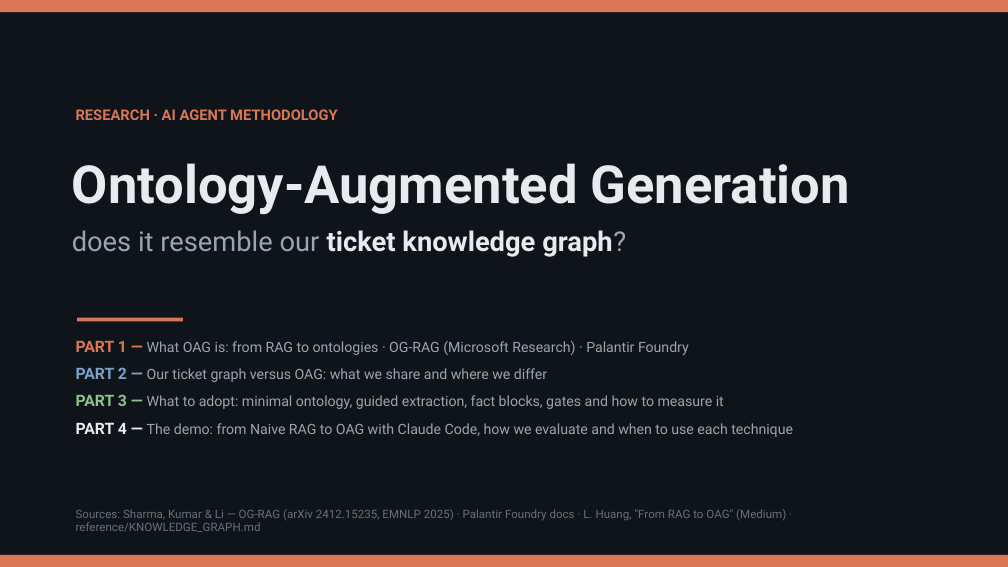
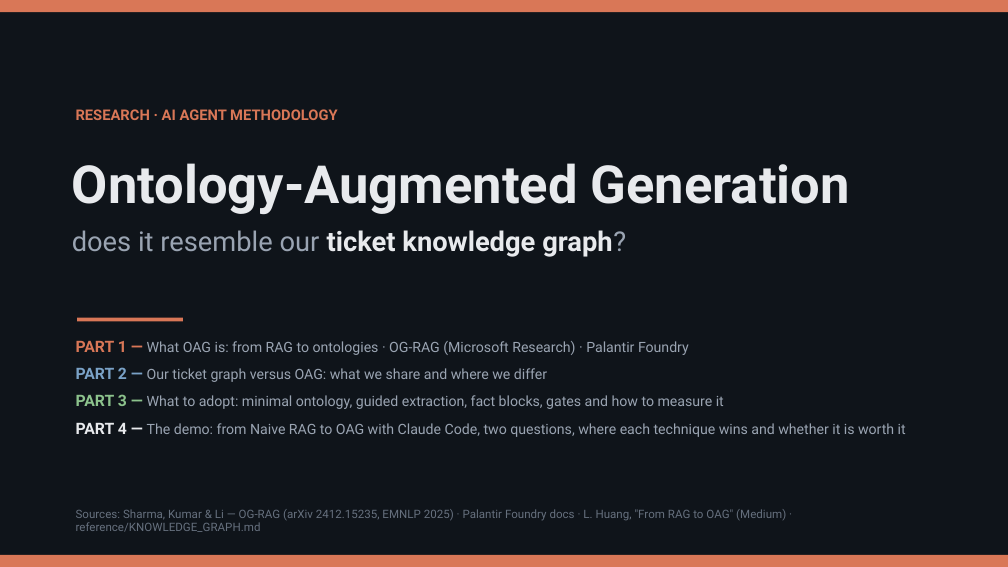
Before and after one commit to olonok69/oag_vs_kg_ml_engineer, a slide deck: slide 1 of presentacion/OAG_vs_KG_Presentation_EN.pptx. Drawn at 1008x567 pixels with LibreOffice and Linux fonts; fonts in the diff are those of the drawing. Boxes give left, top, right and bottom in pixels: in the first picture for what was removed or moved away, otherwise in the second. Text is boxed around its words. In the diff, an @@ line names an element or a change of style, - is before the commit and + after.

Commit message:
Demo: two scenarios, OAG schema v2 and where each technique wins
- Two questions: rules about a modelled component (OAG) and exploring an
  area the ontology does not model (GraphRAG). Scripts, skills and
  compare take --q <id>; runs and facts are stored per question.
- OAG schema v2: must_not_break_same_component constraint and a calls
  relation between components; --schema 1 reproduces v1.
- GraphRAG output groups results into named communities (themes).
- compare.py adds F1 and runs GraphRAG at 1 and 2 hops, OAG v1 and v2.
- Guides ES/EN, scenarios diagram and deck (31 slides): results per
  question, v1 to v2, where each technique wins and whether it is worth it.

```diff
--- a/presentacion/OAG_vs_KG_Presentation_EN.pptx
+++ b/presentacion/OAG_vs_KG_Presentation_EN.pptx
@@ text at box(76, 423, 906, 437): text changed @@
-PART 4 — The demo: from Naive RAG to OAG with Claude Code, how we evaluate and when to use each technique
+PART 4 — The demo: from Naive RAG to OAG with Claude Code, two questions, where each technique wins and whether it is worth it
```
Also in this commit, not shown: 4 other slides changed, 5 slides added, 29 other files.
